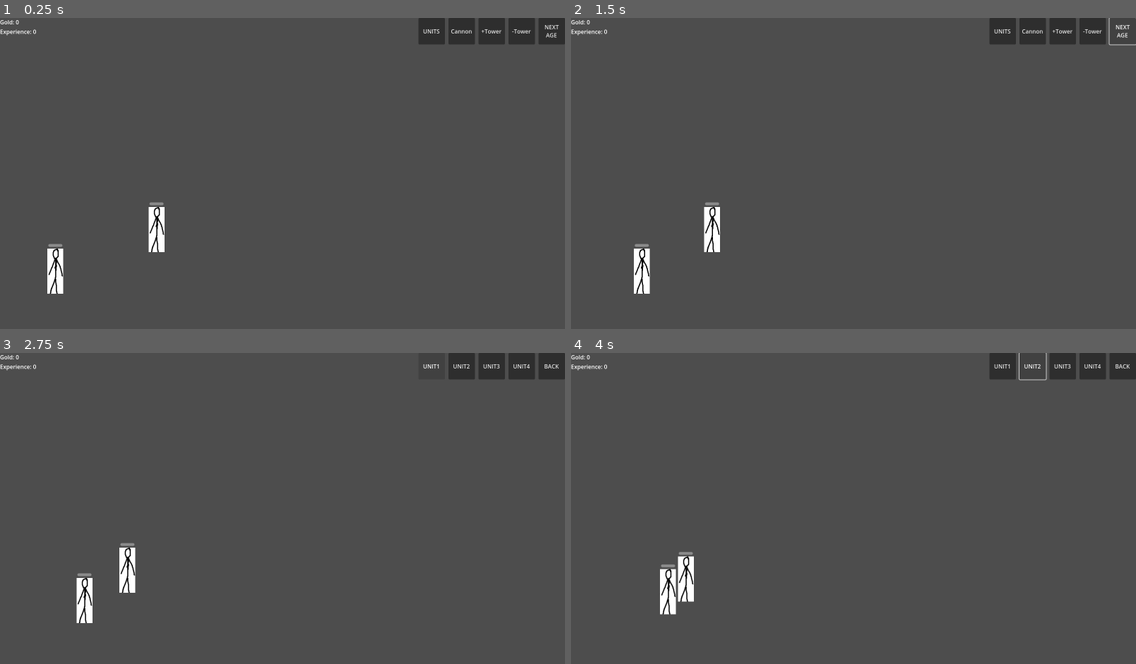
Above: before the commit, frames 1-4 (two rows, left to right).
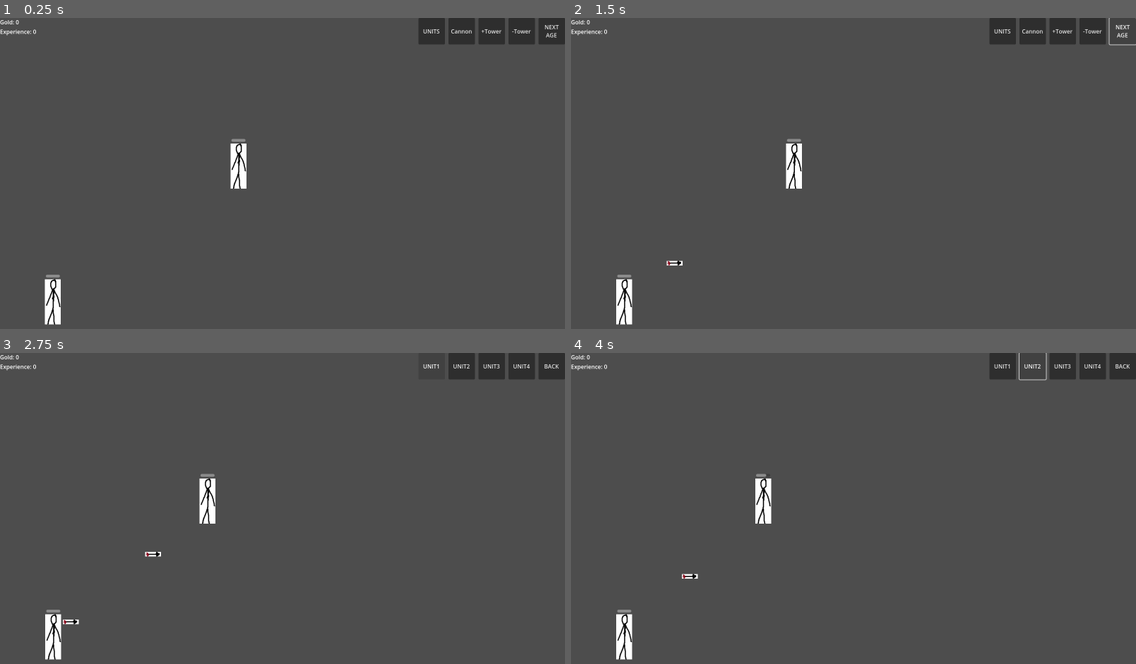
Above: after the commit, the same moments.

Repository: Xeviz/Age-Of-Conflict
Game: Godot game, scene res://GameplayMap/gameplay_map.tscn
Same seed, same stepped clock (60 frames per second), same inputs: the game is played once before the commit and once after it.
Inputs:
- Up to frame 1 (0.25 s): no input
- Up to frame 2 (1.5 s): click "NEXT AGE" at 0.5 s; click "NEXT AGE" at 1.25 s
- Up to frame 3 (2.75 s): click "UNITS" at 2 s
- Up to frame 4 (4 s): click "UNIT1" at 2.75 s; click "UNIT2" at 3.5 s

The runs differ from the first frame. In frame 1, 1.5% of the frame differs, in the area x 7-44%, y 38-99%; in frame 2, 1.8%; in frame 3, 1.8%, in the area x 8-39%, y 38-99%; in frame 4, 1.7%.

Commit message:
projectile fired on target behavior implemented and shooting unit logic expanded

Diff:
--- a/GameplayMap/gameplay_map.tscn
+++ b/GameplayMap/gameplay_map.tscn
@@ -1,8 +1,9 @@
-[gd_scene load_steps=5 format=3 uid="uid://cog643r4m4c1p"]
+[gd_scene load_steps=6 format=3 uid="uid://cog643r4m4c1p"]
 
 [ext_resource type="PackedScene" uid="uid://biamp6v4ql1tg" path="res://Interface/GameplayUI/gameplay_ui.tscn" id="1_1bf4r"]
 [ext_resource type="Script" path="res://GameplayMap/gameplay_map.gd" id="1_f8w7p"]
 [ext_resource type="PackedScene" uid="uid://dm3gka7brbfao" path="res://Unit/MeleeUnit.tscn" id="2_eknhu"]
+[ext_resource type="PackedScene" uid="uid://bqwn33etfco84" path="res://Unit/ranged_unit.tscn" id="4_bjfs2"]
 
 [sub_resource type="RectangleShape2D" id="RectangleShape2D_cetnj"]
 size = Vector2(2000, 450)
@@ -22,13 +23,13 @@
 [node name="CollisionShape2D" type="CollisionShape2D" parent="EnemySpawnArea"]
 shape = SubResource("RectangleShape2D_cetnj")
 
-[node name="MeleeUnit" parent="." instance=ExtResource("2_eknhu")]
-position = Vector2(148, 718)
-
-[node name="MeleeUnit2" parent="." instance=ExtResource("2_eknhu")]
-position = Vector2(452, 600)
-
 [node name="Camera2D" type="Camera2D" parent="."]
 anchor_mode = 0
 
 [node name="GameplayUI" parent="Camera2D" instance=ExtResource("1_1bf4r")]
+
+[node name="RangedUnit" parent="." instance=ExtResource("4_bjfs2")]
+position = Vector2(141, 805)
+
+[node name="MeleeUnit2" parent="." instance=ExtResource("2_eknhu")]
+position = Vector2(684, 420)
--- a/Projectiles/unit_projectile.gd
+++ b/Projectiles/unit_projectile.gd
@@ -6,21 +6,31 @@
 @onready var starting_position = position
 @onready var state_machine = $FiniteStateMachine
 
-var speed : float = 100.0
+var speed : float = 150.0
 var damage : int = 10
 var target: Node2D
 var direction
+var is_fired = true
+var projectile_owner: Node2D
+var latest_target_position: Vector2
 
 func bind_to_shooter(shooter):
-	damage = shooter.ammo_damage
+	damage = shooter.projectile_damage
 	target = shooter.current_target
+	projectile_owner = shooter
+
+func _on_projectile_area_body_entered(body):
+	if body == target:
+		body.receive_damage(damage)
+		projectile_owner.fired_projectiles.erase(self)
+		state_machine.on_child_transition(state_machine.current_state, "ProjectileStored")
 
 
-func _on_projectile_area_body_entered(body):
-	if body == target and body.current_health>0:
-		body.receive_damage(damage)
+func travel_towards_target(delta):
+	if target:
+		latest_target_position = target.global_position
+	elif not target and latest_target_position.distance_to(global_position)<5:
+		projectile_owner.fired_projectiles.erase(self)
 		state_machine.on_child_transition(state_machine.current_state, "ProjectileStored")
-
-func travel_towards_target(delta):
-	direction = (target.global_position - global_position).normalized()
+	direction = (latest_target_position - global_position).normalized()
 	global_position += direction * speed * delta
--- a/Projectiles/unit_projectile.tscn
+++ b/Projectiles/unit_projectile.tscn
@@ -1,8 +1,10 @@
-[gd_scene load_steps=5 format=3 uid="uid://jo42nt56ldrg"]
+[gd_scene load_steps=7 format=3 uid="uid://jo42nt56ldrg"]
 
 [ext_resource type="Script" path="res://Projectiles/unit_projectile.gd" id="1_fic8m"]
 [ext_resource type="Texture2D" uid="uid://0lr82u4086gu" path="res://Textures/placeholder_projectile.png" id="2_71vnd"]
 [ext_resource type="Script" path="res://States/finite_state_machine.gd" id="3_jm8dt"]
+[ext_resource type="Script" path="res://States/Projectiles/fired_on_target.gd" id="4_gbsn4"]
+[ext_resource type="Script" path="res://States/Projectiles/projectile_stored.gd" id="5_cwjfm"]
 
 [sub_resource type="RectangleShape2D" id="RectangleShape2D_d3cl5"]
 size = Vector2(70, 20)
@@ -18,7 +20,16 @@
 [node name="Sprite2D" type="Sprite2D" parent="."]
 texture = ExtResource("2_71vnd")
 
-[node name="FiniteStateMachine" type="Node" parent="."]
+[node name="FiniteStateMachine" type="Node" parent="." node_paths=PackedStringArray("initial_state")]
 script = ExtResource("3_jm8dt")
+initial_state = NodePath("FiredOnTarget")
+
+[node name="FiredOnTarget" type="Node" parent="FiniteStateMachine" node_paths=PackedStringArray("projectile")]
+script = ExtResource("4_gbsn4")
+projectile = NodePath("../..")
+
+[node name="ProjectileStored" type="Node" parent="FiniteStateMachine" node_paths=PackedStringArray("projectile")]
+script = ExtResource("5_cwjfm")
+projectile = NodePath("../..")
 
 [connection signal="body_entered" from="ProjectileArea" to="." method="_on_projectile_area_body_entered"]
--- a/States/Projectiles/fired_in_direction.gd
+++ b/States/Projectiles/fired_in_direction.gd
@@ -2,3 +2,7 @@
 class_name FiredInDirection
 
 @export var projectile: Node2D
+
+
+func enter():
+	pass
--- a/States/Projectiles/fired_on_target.gd
+++ b/States/Projectiles/fired_on_target.gd
@@ -2,3 +2,7 @@
 class_name FiredOnTarget
 
 @export var projectile: Node2D
+
+
+func physics_update(delta):
+	projectile.travel_towards_target(delta)
--- a/States/Projectiles/projectile_stored.gd
+++ b/States/Projectiles/projectile_stored.gd
@@ -5,12 +5,16 @@
 @export var projectile: Node2D
 
 
+
 func enter():
+	print('wszedlem do magazynu')
+	projectile.projectile_owner.on_projectile_stored(projectile)
 	projectile.hide()
 	projectile.projectile_area.monitoring = false
 	projectile.projectile_area.monitorable = false
 
 func exit():
+	print('wychodze z magazynu')
 	projectile.show()
 	projectile.projectile_area.monitoring = true
 	projectile.projectile_area.monitorable = true
--- a/States/Units/UnitShooting.gd
+++ b/States/Units/UnitShooting.gd
@@ -2,3 +2,11 @@
 class_name UnitShooting
 
 @export var unit: Unit
+
+
+
+func update(delta):
+	if unit.current_target:
+		unit.shoot_projectile(delta)
+	else:
+		state_transition.emit(self, "UnitMoving")
--- a/Unit/ranged_unit.gd
+++ b/Unit/ranged_unit.gd
@@ -1,14 +1,39 @@
 extends Unit
 class_name RangedUnit
 
-var fired_bullets: Array = []
-var stored_bullets: Array = []
+var projectile_scene = preload("res://Projectiles/unit_projectile.tscn")
+
+var projectile_damage: int = 10
+var fired_projectiles: Array = []
+var stored_projectiles: Array = []
+
 
 func shoot_projectile(delta):
 	time_to_next_attack-=delta
 	if current_target.current_health<=0:
 		current_target = null
 	elif time_to_next_attack<=0:
-		current_target.receive_damage(damage)
-		update_health_bar()
+		var new_projectile
+		if stored_projectiles.is_empty():
+			new_projectile = projectile_scene.instantiate()
+			new_projectile.bind_to_shooter(self)
+			get_parent().add_child(new_projectile)
+		else:
+			print('strzelam zmagazynowanym')
+			new_projectile = stored_projectiles.pop_back()
+			new_projectile.global_position = global_position
+
+		new_projectile.global_position = global_position
+		new_projectile.state_machine.on_child_transition(new_projectile.state_machine.current_state, "FiredOnTarget")
+		fired_projectiles.append(new_projectile)
+		print(fired_projectiles)
 		time_to_next_attack=attack_speed
+
+func on_projectile_stored(projectile):
+	fired_projectiles.erase(projectile)
+	stored_projectiles.append(projectile)
+
+func _on_enemy_detection_area_body_entered(body):
+	if body is Unit and belongs_to_player != body.belongs_to_player:
+		lock_on_target(body)
+		state_machine.on_child_transition(state_machine.current_state, "UnitShooting")
--- a/Unit/ranged_unit.tscn
+++ b/Unit/ranged_unit.tscn
@@ -58,5 +58,8 @@
 script = ExtResource("5_ndgk8")
 unit = NodePath("../..")
 
-[node name="UnitShooting" type="Node" parent="FiniteStateMachine"]
+[node name="UnitShooting" type="Node" parent="FiniteStateMachine" node_paths=PackedStringArray("unit")]
 script = ExtResource("6_grxnj")
+unit = NodePath("../..")
+
+[connection signal="body_entered" from="EnemyDetectionArea" to="." method="_on_enemy_detection_area_body_entered"]
